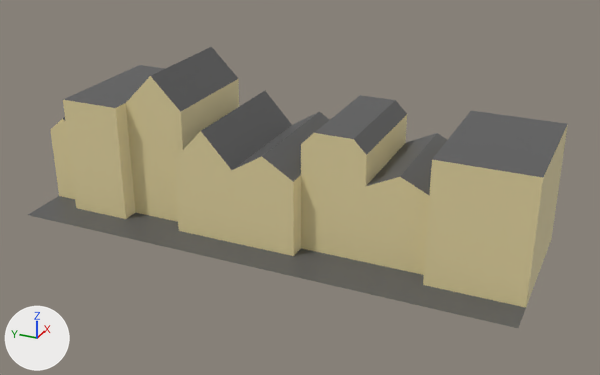
The glTF model assets/buildings/3x1_Buildings2.col.glb: old version first, new version second.
Camera for both pictures: a camera (50 mm lens) standing at (-80.2, -38.5, 45.7) and looking at (-0.2, -2.5, 5.8). Arrows for +X, +Y and +Z are at lower left; the lights stay in place. Vertices at the same position are counted once.

Objects in the first picture: '3x1_Buildings2.col'.
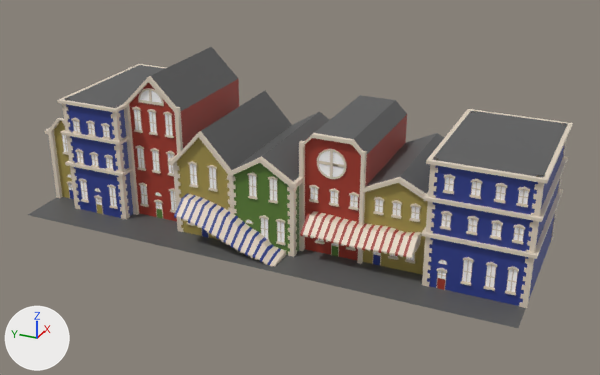
What differs and where, as boxes [x1, y1, x2, y2] in the pictures (600 x 375 px):
'3x1_Buildings2.col', reshaped
    before: [28, 47, 568, 328]
    after: [28, 47, 573, 328]
part 1 of me_plane_038, added
    after: [48, 64, 573, 308]
part 2 of me_plane_038, recoloured (beige to yellow)
    before: [51, 118, 429, 275]
    after: [54, 121, 428, 275]
part 3 of me_plane_038, recoloured (beige to blue)
    both: [66, 104, 564, 306]
part 4 of me_plane_038, recoloured (beige to red)
    both: [130, 79, 407, 261]
part 5 of me_plane_038, recoloured (beige to green)
    before: [232, 156, 301, 256]
    after: [233, 163, 299, 255]

Diff of the bpy script that builds the scene:
```diff
--- a/assets/buildings/3x1_Buildings2.col.glb.py
+++ b/assets/buildings/3x1_Buildings2.col.glb.py
@@ mat_glass_001 @@
+mat_glass_001 = principled_material('Glass.001')
+mat_glass_001.base_color = (1.0, 1.0, 1.0)  # white #ffffff
+mat_glass_001.metallic = 1.0
+mat_glass_001.roughness = 1.0
@@ mat_red_001 @@
+mat_red_001 = principled_material('red.001')
+mat_red_001.base_color = (0.377, 0.043, 0.0253)  # red #a53a2c
@@ mat_material_045 @@
+mat_material_045 = principled_material('Material.045')
+mat_material_045.base_color = (0.392, 0.309, 0.0777)  # yellow #a8974f
@@ mat_building_001 @@
+mat_building_001 = principled_material('Building.001')
+mat_building_001.base_color = (0.772, 0.675, 0.551)  # light grey #e4d6c4
@@ mat_material_001 @@
+mat_material_001 = principled_material('Material.001')
+mat_material_001.base_color = (0.0301, 0.0503, 0.277)  # blue #303f90
@@ mat_green_walls @@
+mat_green_walls = principled_material('Green Walls')
+mat_green_walls.base_color = (0.107, 0.214, 0.0363)  # green #5c7f36
@@ me_plane_038 @@
 # used by ob_3x1_buildings2_col; location = (0.0, 0.0, 0.0)
-me_plane_038.from_pydata(...)  # 86 vertices, 166 faces; spans x -10.0..10.0, y -30.0..30.0, z 0.0..18.0
+me_plane_038.from_pydata(...)  # 7293 vertices, 12425 faces; spans x -10.0..10.5, y -30.5..30.5, z 0.0..18.0
+# me_plane_038 part 1: 7087 vertices added at x -9.0..10.5, y -30.5..30.0, z 0.0..18.0
+# me_plane_038 part 2: 46 faces spanning x -6.0..10.0, y -30.0..30.0, z 0.0..13.2 switch from mat_material_053 (beige #e7d8a3) to mat_material_045 (yellow #a8974f)
+# me_plane_038 part 3: 40 faces spanning x -6.0..10.0, y -30.0..25.7, z 0.0..14.3 switch from mat_material_053 (beige #e7d8a3) to mat_material_001 (blue #303f8f)
+# me_plane_038 part 4: 28 faces spanning x -3.9..10.0, y -11.8..18.2, z 0.0..18.0 switch from mat_material_053 (beige #e7d8a3) to mat_red_001 (red #a53a2c)
+# me_plane_038 part 5: 8 faces spanning x -6.0..10.0, y -4.3..3.2, z 0.0..11.5 switch from mat_material_053 (beige #e7d8a3) to mat_green_walls (green #5c7f36)
 me_plane_038.materials.append(mat_tarseal_019)
+me_plane_038.materials.append(mat_building_001)  # light grey #e4d6c4
+me_plane_038.materials.append(mat_glass_001)  # white #ffffff
```
